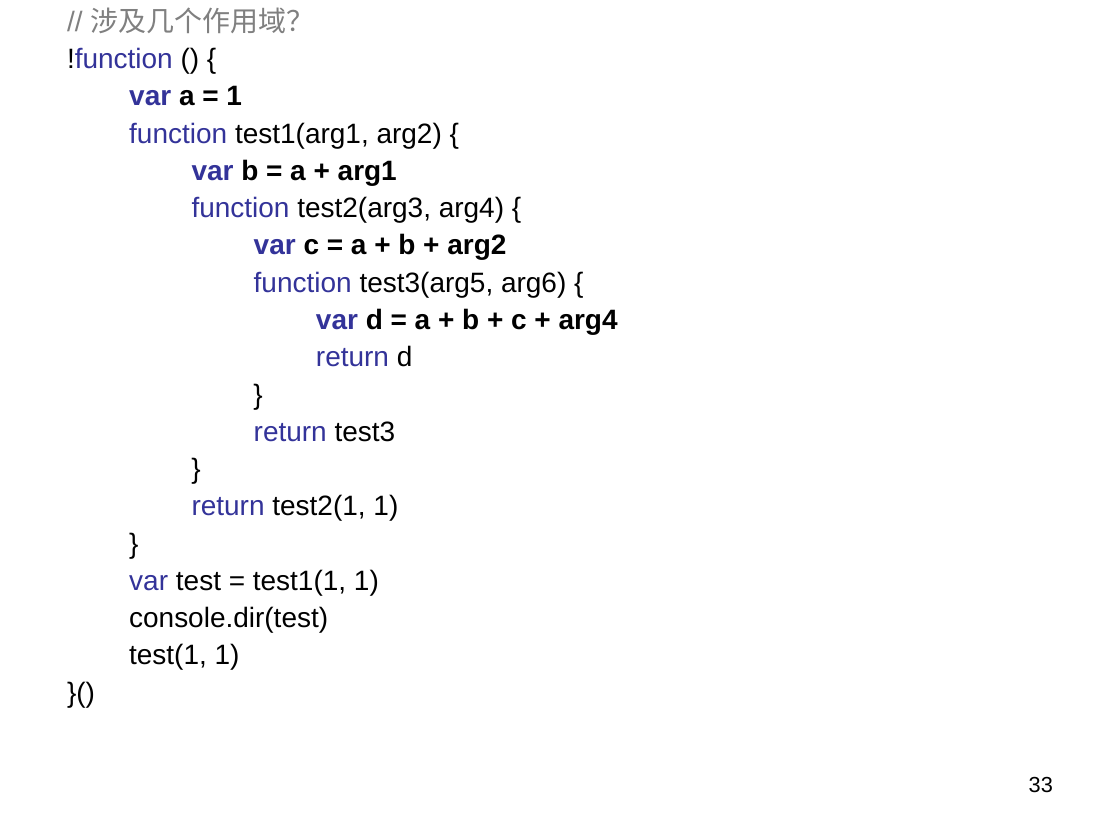
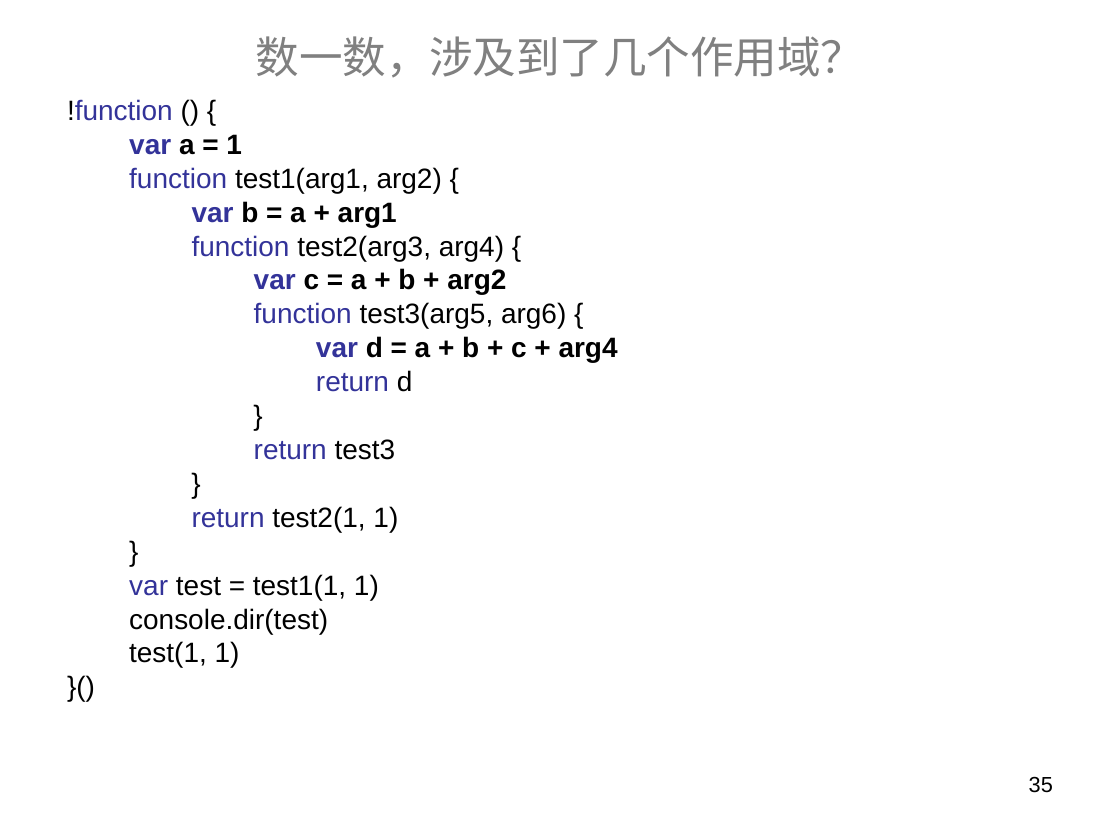
Before and after one commit to panxuepeng/javascript, a slide deck: slide 35 of ppt/第二天课程.ppt (slide 33 before the commit). Drawn at 1120x840 pixels with LibreOffice and Linux fonts; fonts in the diff are those of the drawing. Boxes give left, top, right and bottom in pixels: in the first picture for what was removed or moved away, otherwise in the second. Text is boxed around its words. In the diff, an @@ line names an element or a change of style, - is before the commit and + after.

```diff
--- a/ppt/第二天课程.ppt
+++ b/ppt/第二天课程.ppt
@@ text at [90, 7, 314, 33]: paragraph removed @@
-// 涉及几个作用域？
@@ title added at [256, 36, 865, 78], 28 pt, text #808080 @@
+数一数，涉及到了几个作用域？
@@ text "!function () {": place and size @@
-text "!function () {" at [67, 7, 618, 670]
+text "!function () {" at [67, 99, 618, 668]
@@ text "!function () {" at [67, 99, 618, 668]: line spacing 0.9 to 0.8 @@
@@ page number at [1029, 776, 1053, 793]: text changed @@
-33
+35
```
Also in this commit, not shown: 31 other slides changed, 23 slides added, 5 slides removed, 8 other files.
